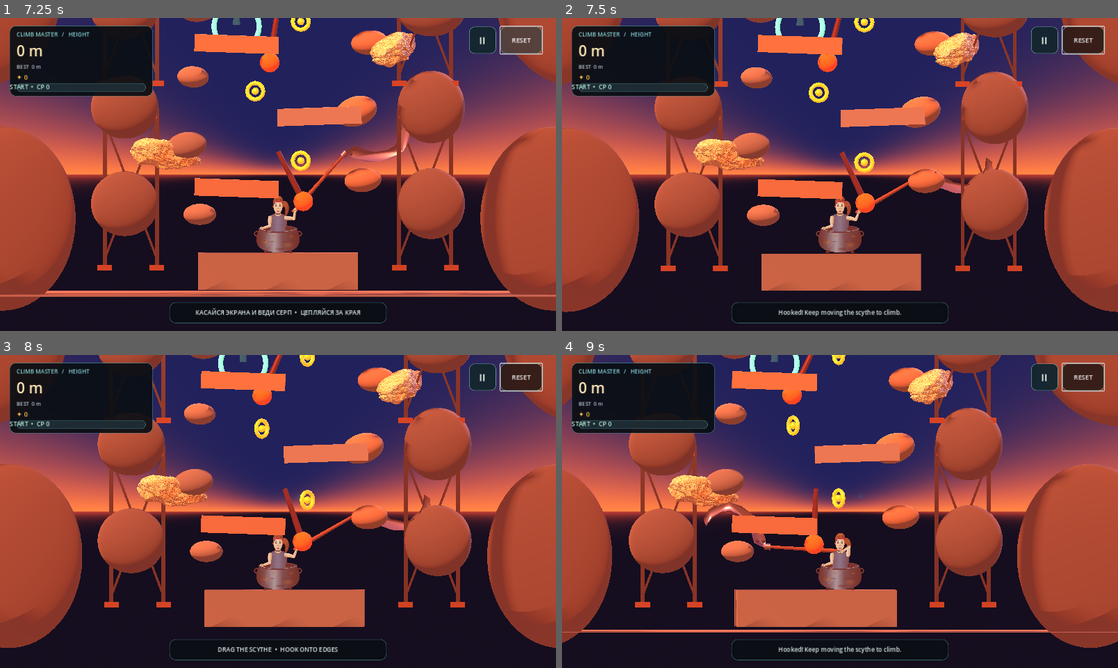
Above: before the commit, frames 1-4 (two rows, left to right).
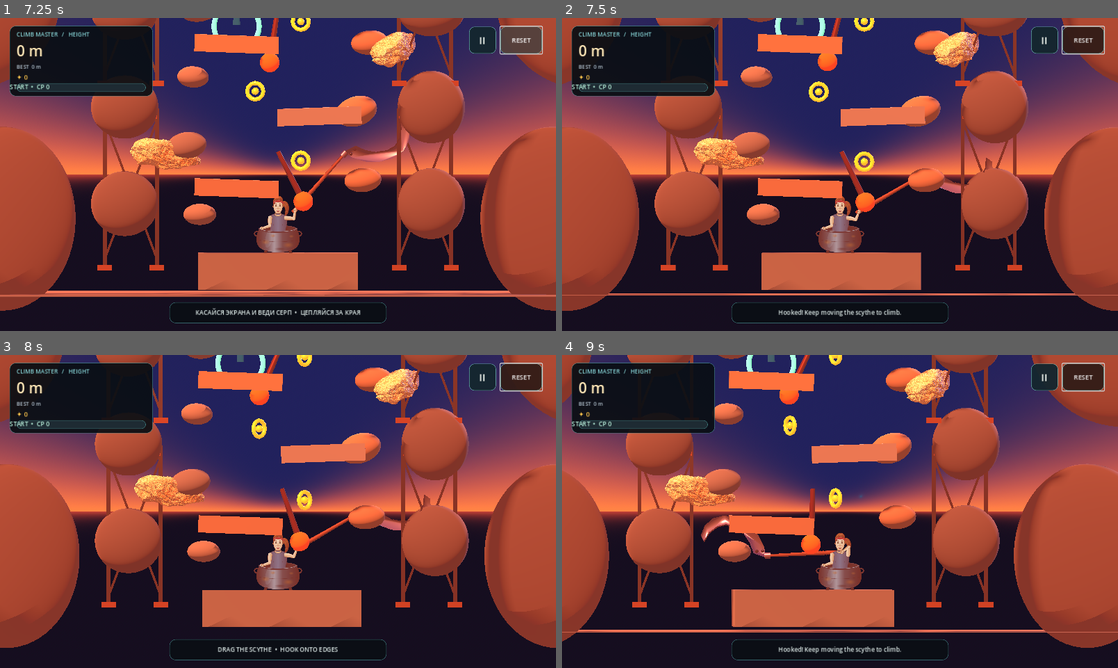
Above: after the commit, the same moments.

Repository: uchihabaha05-del/CLIMB-MASTER
Game: Godot game, scene res://scenes/main.tscn
Two runs of this game, one before a commit and one after it. Both use one fixed random seed, a clock stepped at 60 frames per second and the inputs below.
Inputs (mouse positions are in pixels of both pictures, inside the frame that each line leads up to):
- Up to frame 1 (7.25 s): click "II" at 0.5 s; click "СБРОС" at 1.25 s; click "II" at 2 s; click "Русский" at 2.75 s; click "ПРОДОЛЖИТЬ" at 3.5 s; click "CONTINUE" at 4.25 s; click "II" at 5 s; click "CONTINUE CLIMBING" at 5.75 s; click "RESET" at 6.5 s
- Up to frame 2 (7.5 s): move the mouse to (962, 158) at 7.27 s; click (962, 158) at 7.42 s
- Up to frame 3 (8 s): no input
- Up to frame 4 (9 s): drag from (728, 527) to (812, 574) at 8.02 s; move the mouse to (895, 442) at 8.77 s; click (895, 442) at 8.92 s

Frame 1 is identical in both runs. In frame 2, 3.2% of the frame differs, in the area x 0-100%, y 0-94%; in frame 3, 6.7%; in frame 4, 7.8%.

Commit message:
feat: mark natural rock holds as hook anchors

Diff:
--- a/scripts/main.gd
+++ b/scripts/main.gd
@@ -189,6 +189,7 @@
         var tier := float(i)
         var hold := StaticBody3D.new()
         hold.name = "ClimbableRockHold_%02d" % i
+        hold.add_to_group("climbable_hold")
         hold.position = Vector3(side * (2.55 + float(i % 3) * 0.22), 1.15 + tier * 1.12, -0.18)
         hold.collision_layer = 1
         hold.collision_mask = 1
